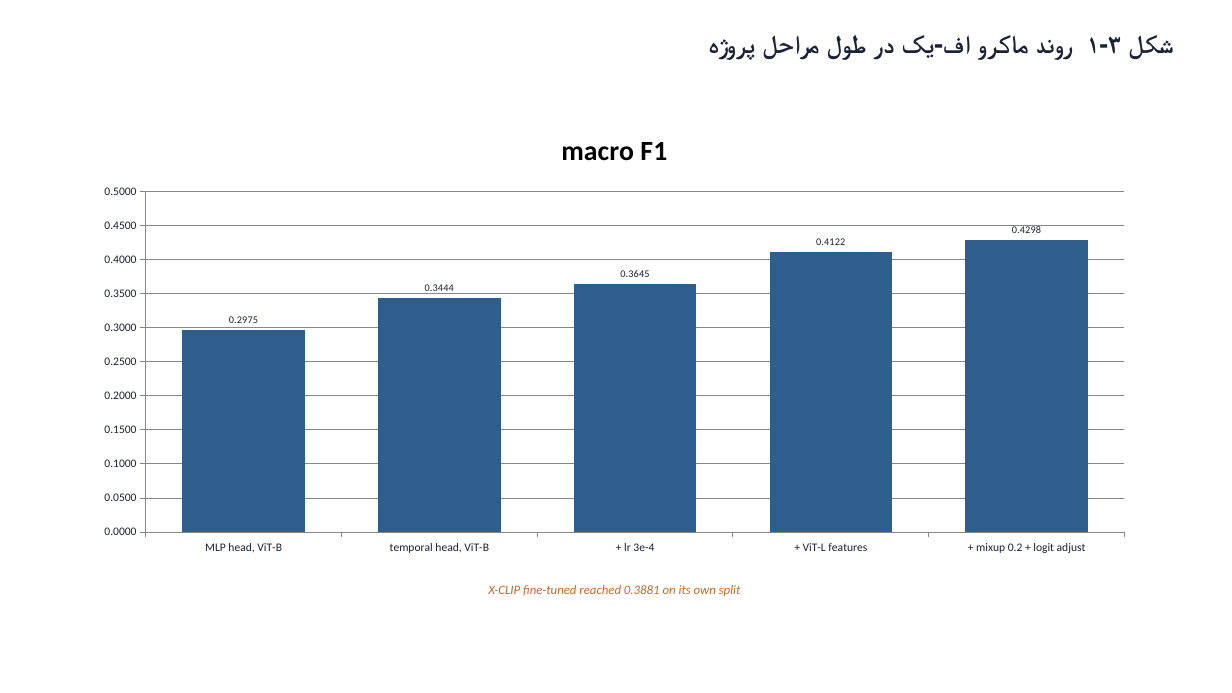
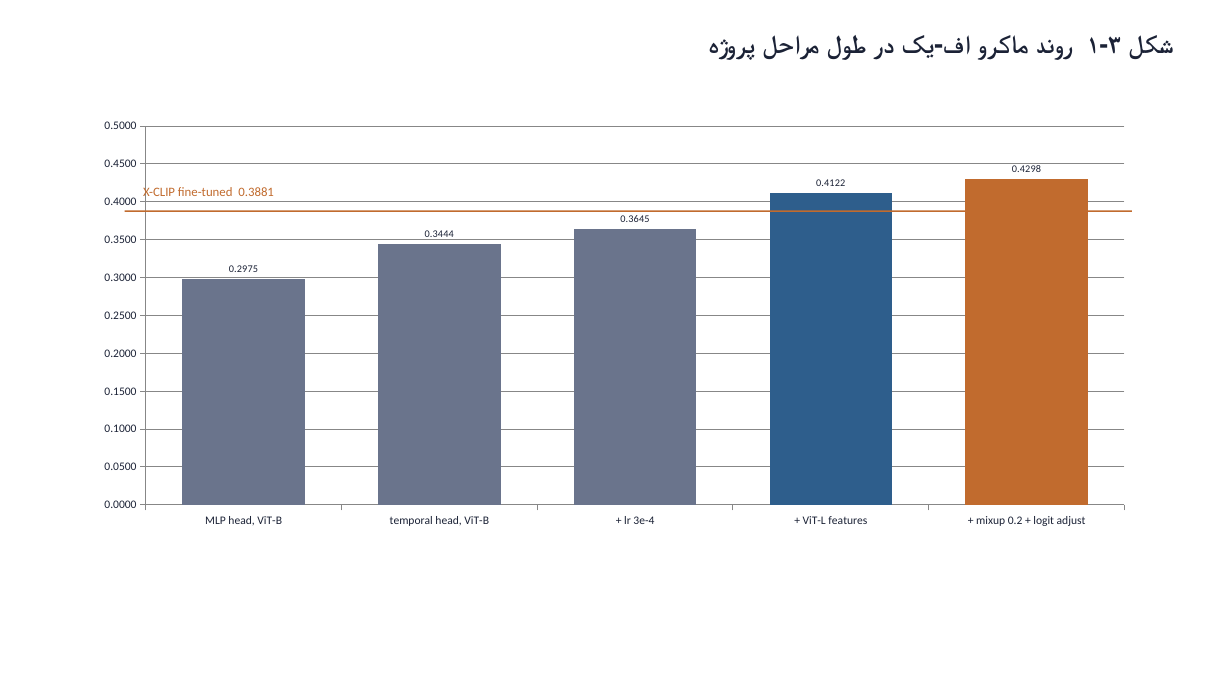
Before and after one commit to fdinosouri/Detecting-The-Type-Of-Video-Anomaly, a slide deck: slide 3 of thesis/Thesis_Figures_Editable.pptx. Drawn at 1232x693 pixels with LibreOffice and Linux fonts; fonts in the diff are those of the drawing. Boxes give left, top, right and bottom in pixels: in the first picture for what was removed or moved away, otherwise in the second. Text is boxed around its words. In the diff, an @@ line names an element or a change of style, - is before the commit and + after.

```diff
--- a/thesis/Thesis_Figures_Editable.pptx
+++ b/thesis/Thesis_Figures_Editable.pptx
@@ column chart at bbox=[83, 111, 1146, 536] @@
@@ title "macro F1" removed @@
-macro F1: 0.2975, 0.3444, 0.3645, 0.4122, 0.4298
+Series 1: 0.2975, 0.3444, 0.3645, 0.4122, 0.4298
@@ colour of Series 1 #2E5E8C to #6A748C @@
@@ colours of single points changed @@
@@ value axis changed @@
@@ column chart: place and size @@
-column chart at bbox=[83, 111, 1146, 564]
+column chart at bbox=[83, 111, 1146, 536]
@@ text at bbox=[143, 185, 274, 200]: text changed; italic off @@
-X-CLIP fine-tuned reached 0.3881 on its own split
+X-CLIP fine-tuned 0.3881
@@ rectangle added at bbox=[125, 211, 1132, 213], fill #C16B2E @@
```
Also in this commit, not shown: 1 other slide changed, 13 other files.
